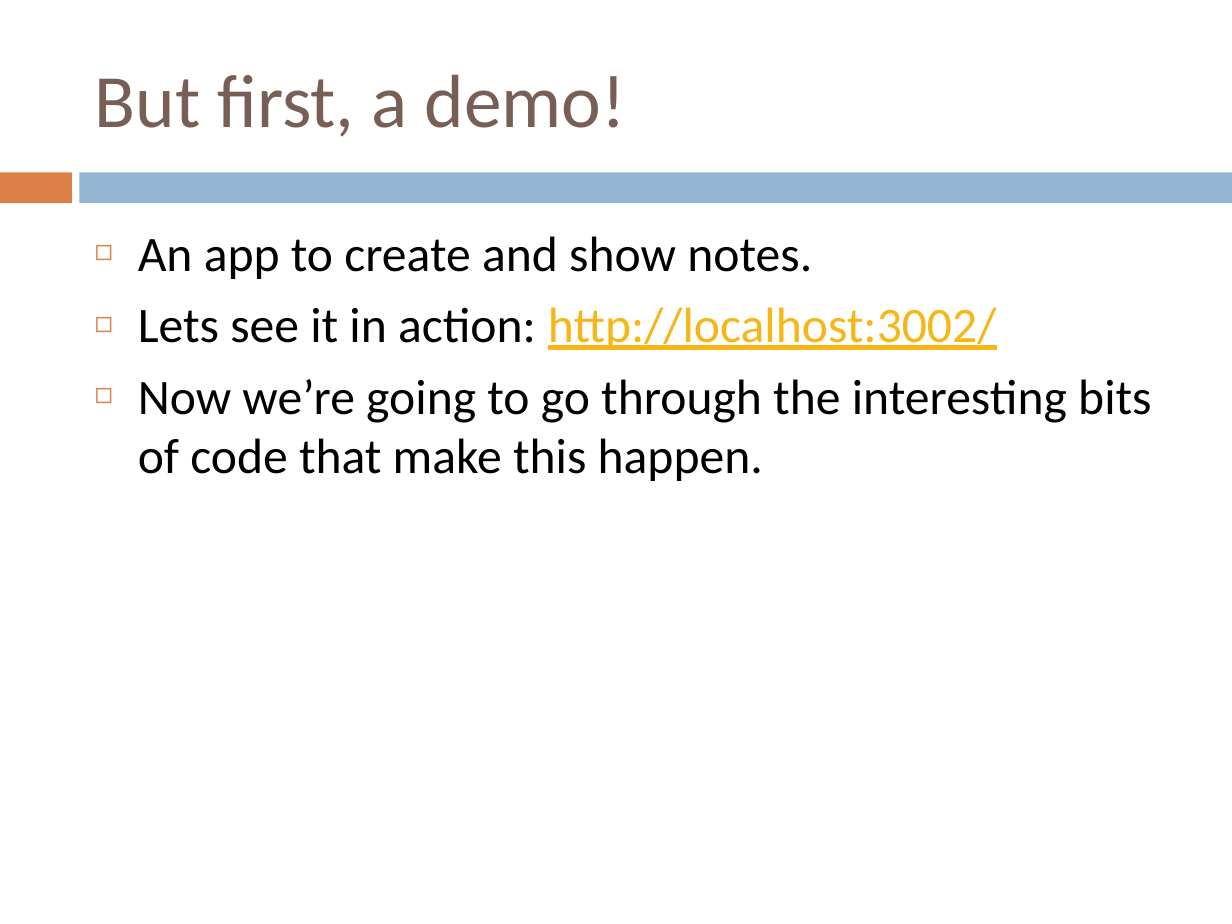
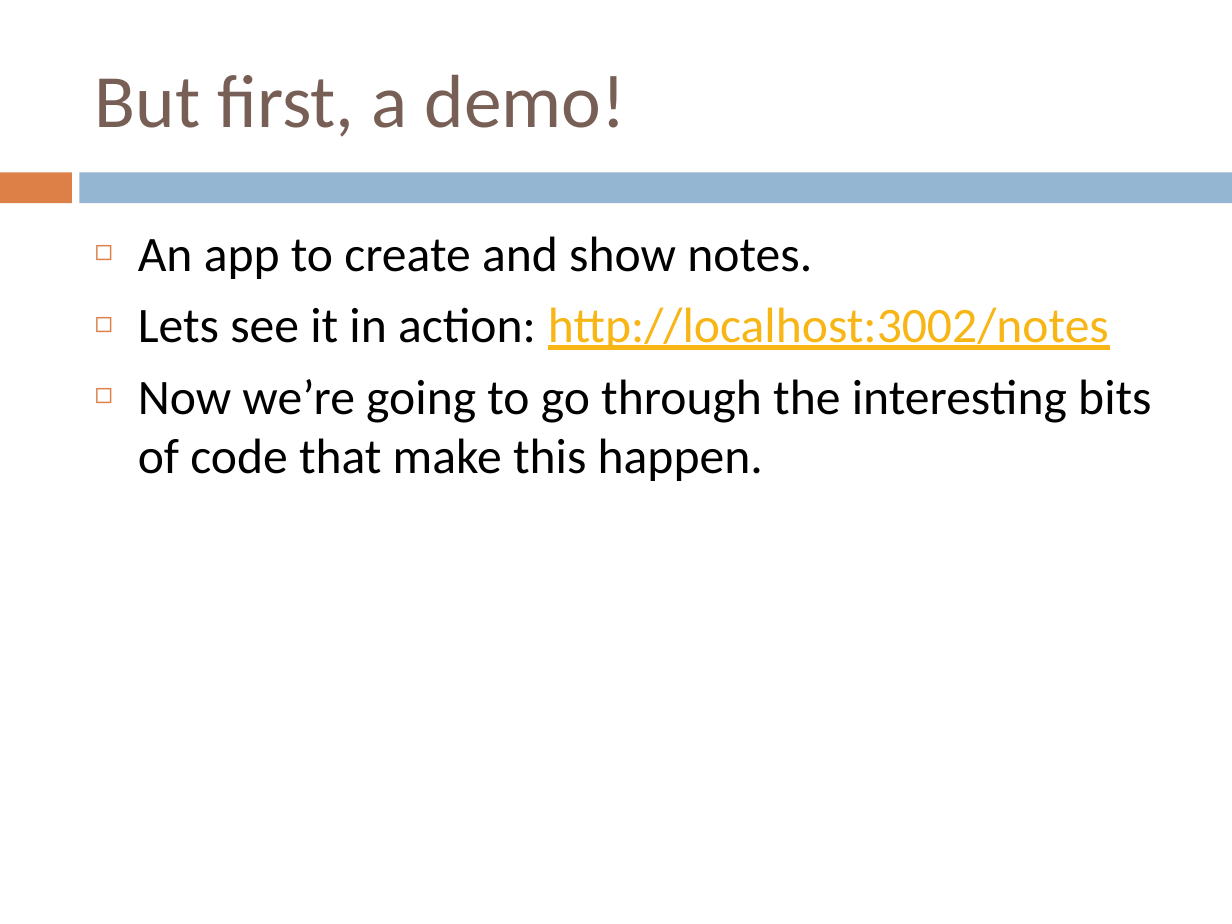
Before and after one commit to benkolera/talk-yesod, a slide deck: slide 33 of TypeSafeWebDevWithYesodAndHaskell.pptx. Drawn at 1232x924 pixels with LibreOffice and Linux fonts; fonts in the diff are those of the drawing. Boxes give left, top, right and bottom in pixels: in the first picture for what was removed or moved away, otherwise in the second. Text is boxed around its words. In the diff, an @@ line names an element or a change of style, - is before the commit and + after.

```diff
--- a/TypeSafeWebDevWithYesodAndHaskell.pptx
+++ b/TypeSafeWebDevWithYesodAndHaskell.pptx
@@ text at [138,307,1109,350]: text changed @@
-◻ Lets see it in action: http://localhost:3002/
+◻ Lets see it in action: http://localhost:3002/notes
```
Also in this commit, not shown: 5 other files.
